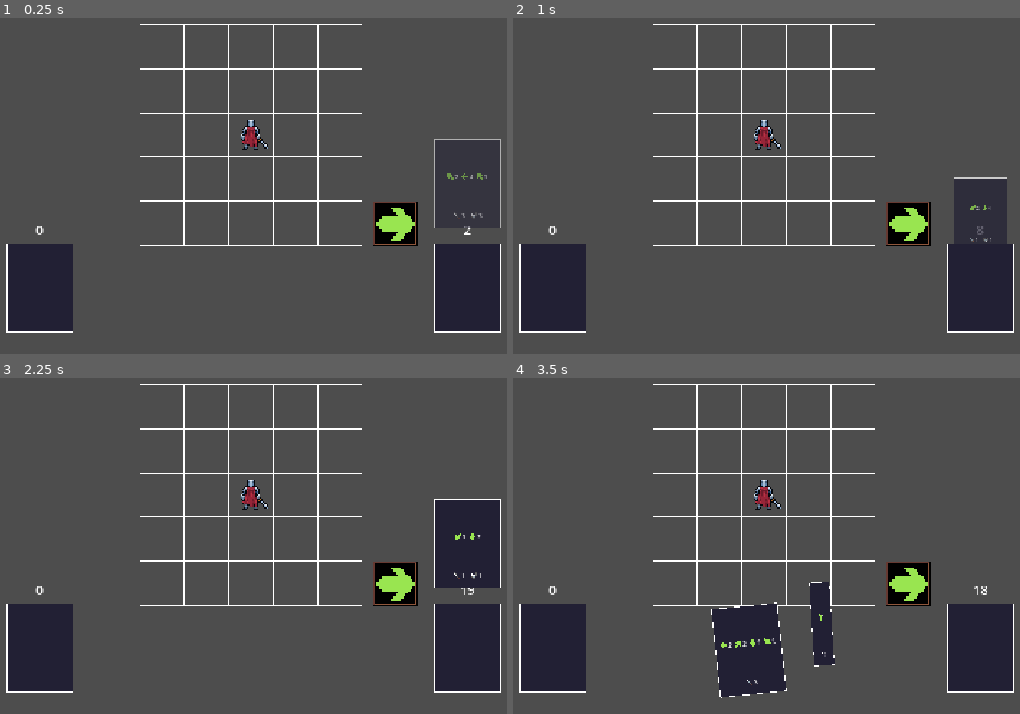
Above: before the commit, frames 1-4 (two rows, left to right).
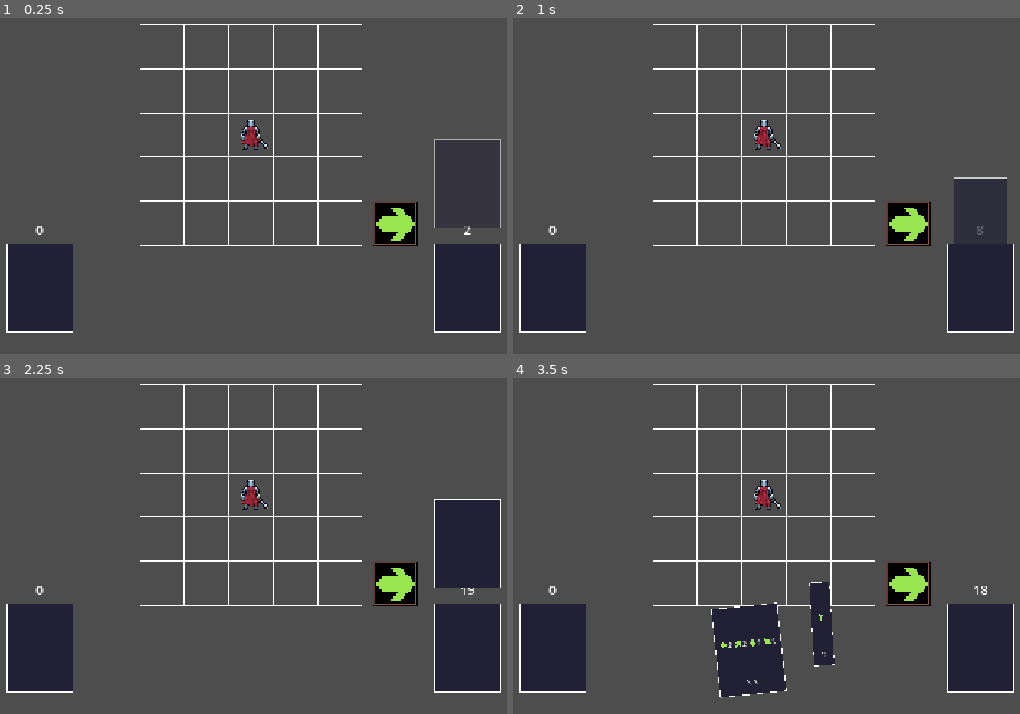
Above: after the commit, the same moments.

Repository: TheLizarditto/Foxtrot1Prototipo
Game: Godot game, scene res://Scenes/main.tscn
The game is run twice, just before and just after one commit, with the same random seed, the same clock (stepped at 60 frames per second) and the same inputs.
Inputs (mouse positions are in pixels of both pictures, inside the frame that each line leads up to):
- Up to frame 1 (0.25 s): no input
- Up to frame 2 (1 s): move the mouse to (938, 112) at 0.52 s
- Up to frame 3 (2.25 s): move the mouse to (91, 519) at 1.27 s; move the mouse to (329, 394) at 2.02 s
- Up to frame 4 (3.5 s): move the mouse to (725, 586) at 2.77 s

The runs differ from the first frame. In frame 1, less than 0.1% of the frame differs, in the area x 88-97%, y 46-60%; in frame 2, less than 0.1%; in frame 3, less than 0.1%; in frame 4, nothing differs.

Commit message:
Feat: Control para cantidad de cartas en la mano & funcionalidad para agregar sprites en el dorso y reverso de la carta.

Diff:
--- a/Scenes/carta.tscn
+++ b/Scenes/carta.tscn
@@ -6,6 +6,8 @@
 [node name="Carta" type="Node2D" unique_id=1590937724]
 script = ExtResource("1_yasdf")
 sprite_fondo = ExtResource("2_rlj8j")
+
+[node name="Atras" type="Sprite2D" parent="."]
 
 [node name="Fondo" type="Sprite2D" parent="." unique_id=485347260]
 texture = ExtResource("2_rlj8j")
--- a/Scenes/main.tscn
+++ b/Scenes/main.tscn
@@ -28,6 +28,6 @@
 [node name="MazoDescarte" parent="." unique_id=1951663907 instance=ExtResource("7_ses36")]
 position = Vector2(-304, 220)
 
-[node name="Mano" parent="." instance=ExtResource("8_mano")]
+[node name="Mano" parent="." unique_id=1620002229 instance=ExtResource("8_mano")]
+z_index = 10
 position = Vector2(4, 220)
-z_index = 10
--- a/Scripts/carta.gd
+++ b/Scripts/carta.gd
@@ -37,12 +37,14 @@
 
 @export var tamano_carta := Vector2i(96, 128)
 @export var sprite_fondo: Texture2D
+@export var sprite_atras: Texture2D
 @export var movimientos: Array[Vector2i] = []
 @export var ataque := 0
 @export var defensa := 0
 @export var ruta_personaje: NodePath = "../Personaje"
 @export var delay_entre_movimientos := 0.5
 
+@onready var atras: Sprite2D = $Atras
 @onready var fondo: Sprite2D = $Fondo
 @onready var movimientos_contenedor: HBoxContainer = $Contenido/Movimientos
 @onready var atributos_contenedor: HBoxContainer = $Contenido/Atributos
@@ -60,8 +62,28 @@
 	if sprite_fondo != null:
 		fondo.scale = Vector2(tamano_carta) / sprite_fondo.get_size()
 
+	var textura_atras := sprite_atras if sprite_atras != null else sprite_fondo
+	atras.texture = textura_atras
+	if textura_atras != null:
+		atras.scale = Vector2(tamano_carta) / textura_atras.get_size()
+
 	_mostrar_movimientos()
 	_mostrar_atributos()
+	mostrar_frente()
+
+
+# Muestra la cara frontal y oculta el dorso de la carta.
+func mostrar_frente() -> void:
+	atras.visible = false
+	fondo.visible = true
+	$Contenido.visible = true
+
+
+# Muestra el dorso y oculta los datos de la cara frontal.
+func mostrar_atras() -> void:
+	fondo.visible = false
+	$Contenido.visible = false
+	atras.visible = true
 
 
 # Ejecuta los movimientos de la carta sobre el personaje indicado.
--- a/Scripts/mano.gd
+++ b/Scripts/mano.gd
@@ -134,18 +134,15 @@
 	var tamano_carta := Vector2(carta_visual.get("tamano_carta"))
 	var posicion_elevada := posicion_inicial + tamano_carta * desplazamiento_elevacion_relativo
 	var control_arco := (posicion_elevada + posicion_destino) / 2.0 + Vector2(0.0, -altura_animacion_robo)
-	var contenido := carta_visual.get_node_or_null("Contenido") as CanvasItem
 
 	_acomodar_cartas_existentes(carta_visual, duracion_levantar_carta)
+	carta_visual.mostrar_atras()
 	carta_visual.position = posicion_inicial
 	carta_visual.rotation = 0.0
 	carta_visual.scale = escala_inicial_robo
 	carta_visual.modulate = color_carta_oculta
 	carta_visual.z_index = total + 1
 
-	if contenido != null:
-		contenido.visible = false
-
 	var tween := create_tween()
 	var levantar := tween.tween_property(
 		carta_visual,
@@ -175,7 +172,7 @@
 		maxf(duracion_girar_carta, 0.0)
 	)
 
-	tween.tween_callback(_mostrar_frente_carta.bind(carta_visual, contenido, z_destino))
+	tween.tween_callback(_mostrar_frente_carta.bind(carta_visual, z_destino))
 
 	var segunda_mitad := tween.tween_method(
 		_mover_carta_en_arco.bind(carta_visual, posicion_elevada, control_arco, posicion_destino),
@@ -248,10 +245,8 @@
 
 
 # Revela el contenido de la carta justo cuando termina de darse vuelta.
-func _mostrar_frente_carta(carta_visual: Node2D, contenido: CanvasItem, z_destino: int) -> void:
-	if contenido != null:
-		contenido.visible = true
-
+func _mostrar_frente_carta(carta_visual: Carta, z_destino: int) -> void:
+	carta_visual.mostrar_frente()
 	carta_visual.modulate = Color.WHITE
 	carta_visual.z_index = z_destino
 
--- a/Scripts/mazo_robo.gd
+++ b/Scripts/mazo_robo.gd
@@ -124,6 +124,7 @@
 		escena_animacion = self
 
 	escena_animacion.add_child(carta)
+	carta.mostrar_atras()
 	carta.global_position = posicion_origen
 	return carta
 
